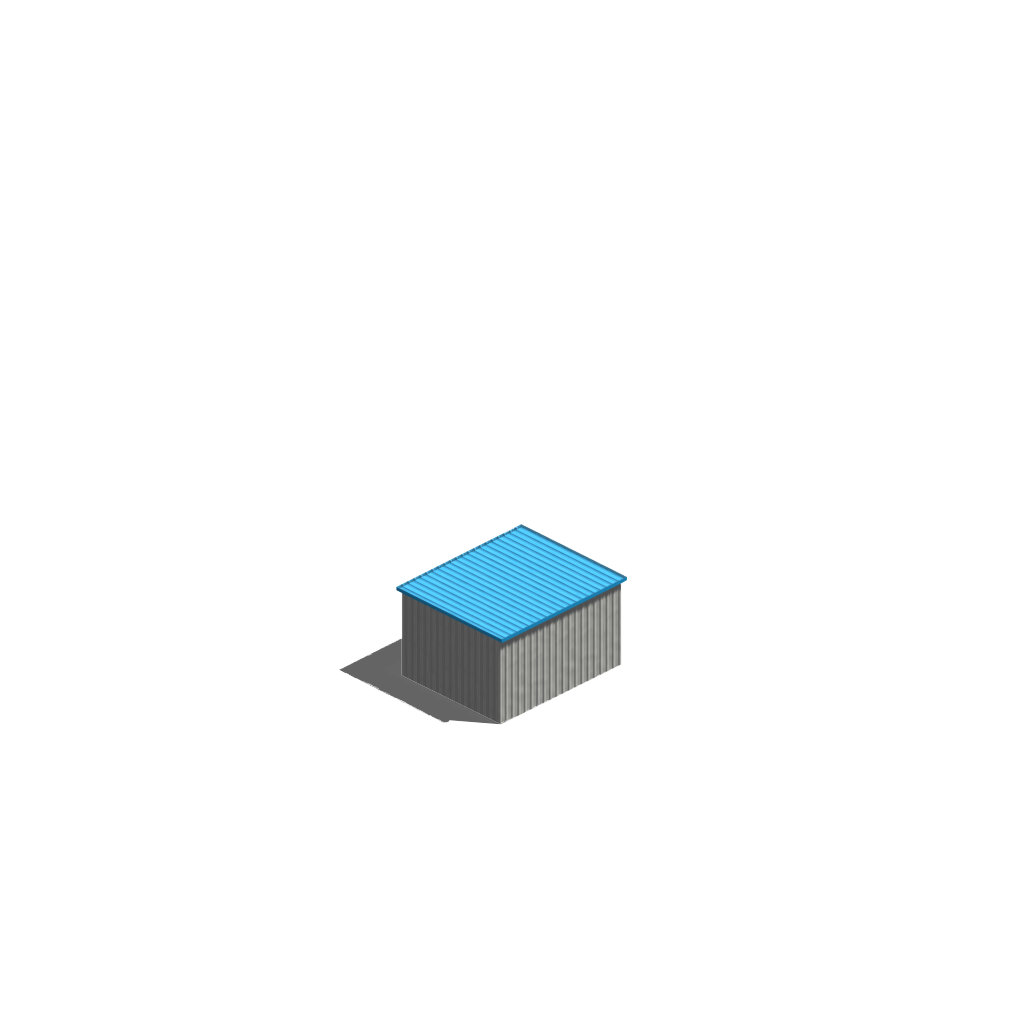
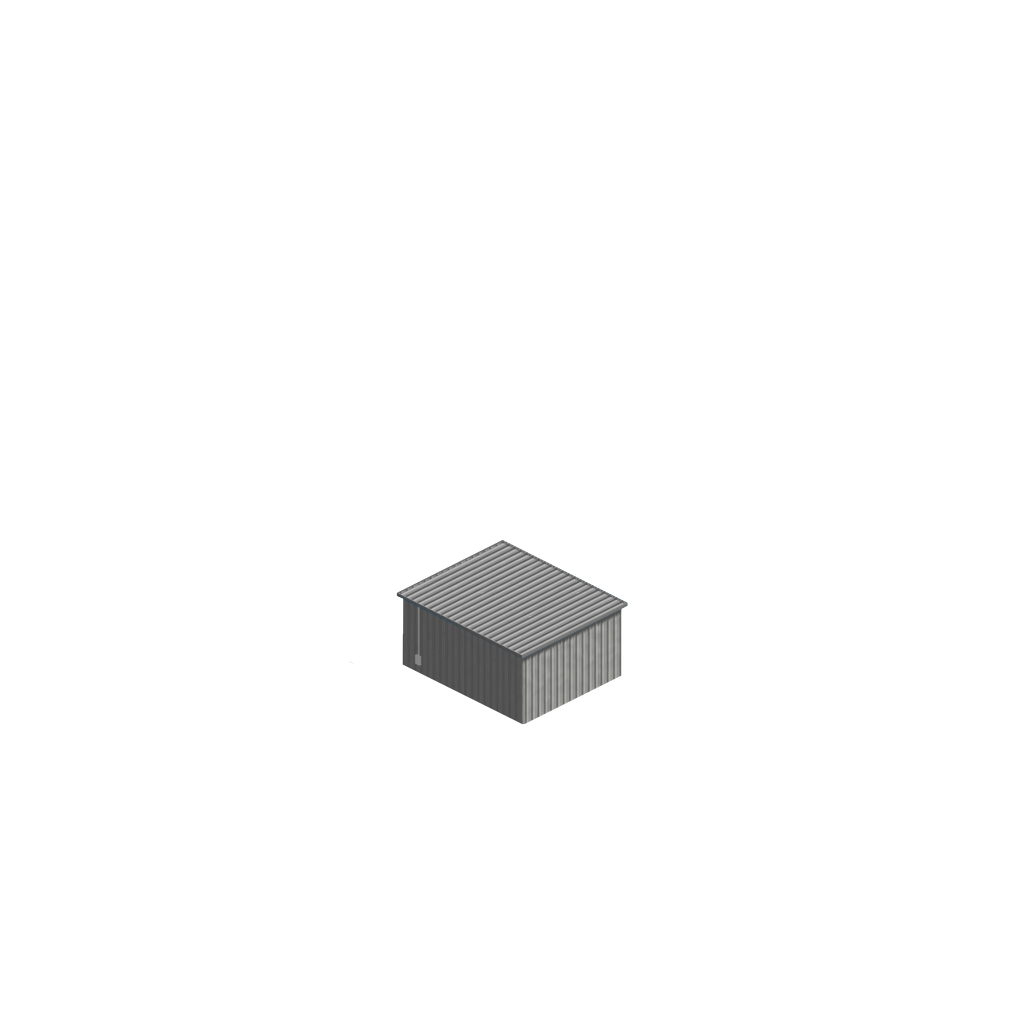
Layered file, before and after one edit (w=1024, h=1024). Changes by layer:
removed layer "Eingefügte Ebene" over [339, 636, 502, 725]
added layer "Mask" above "Shadow" over [396, 539, 628, 659]
renamed "1" to "Shadow", hid it, opacity 100% → 50%, painted on it over [348, 633, 523, 725]
painted on "Busdepot_1.png" over [348, 524, 628, 725]
